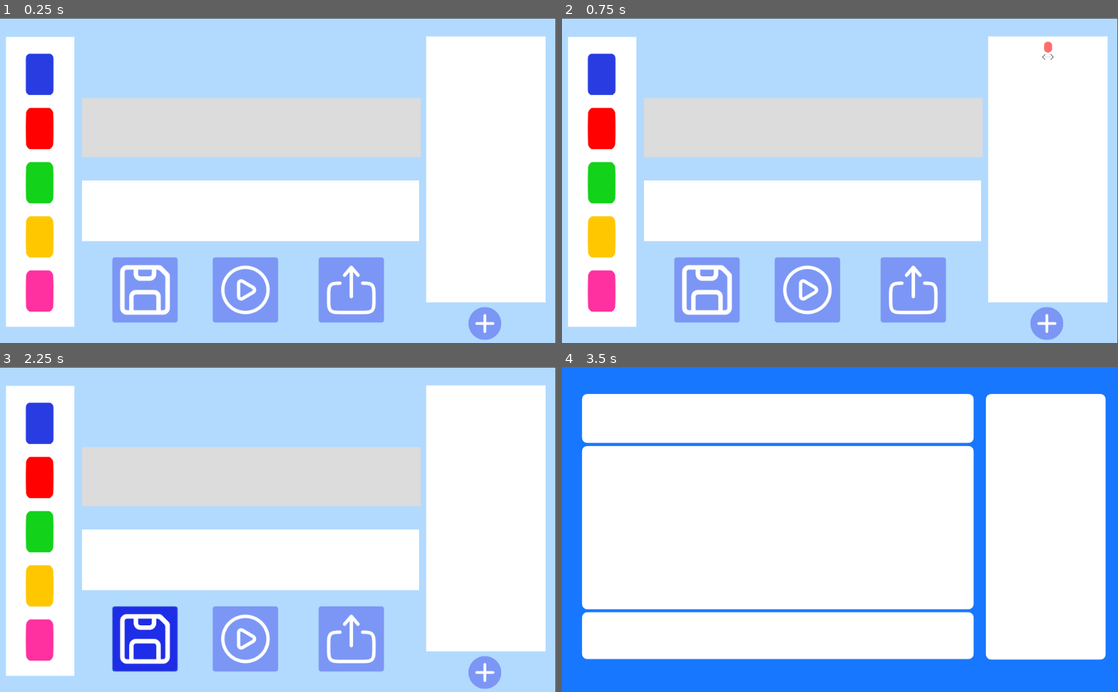
Above: before the commit, frames 1-4 (two rows, left to right).
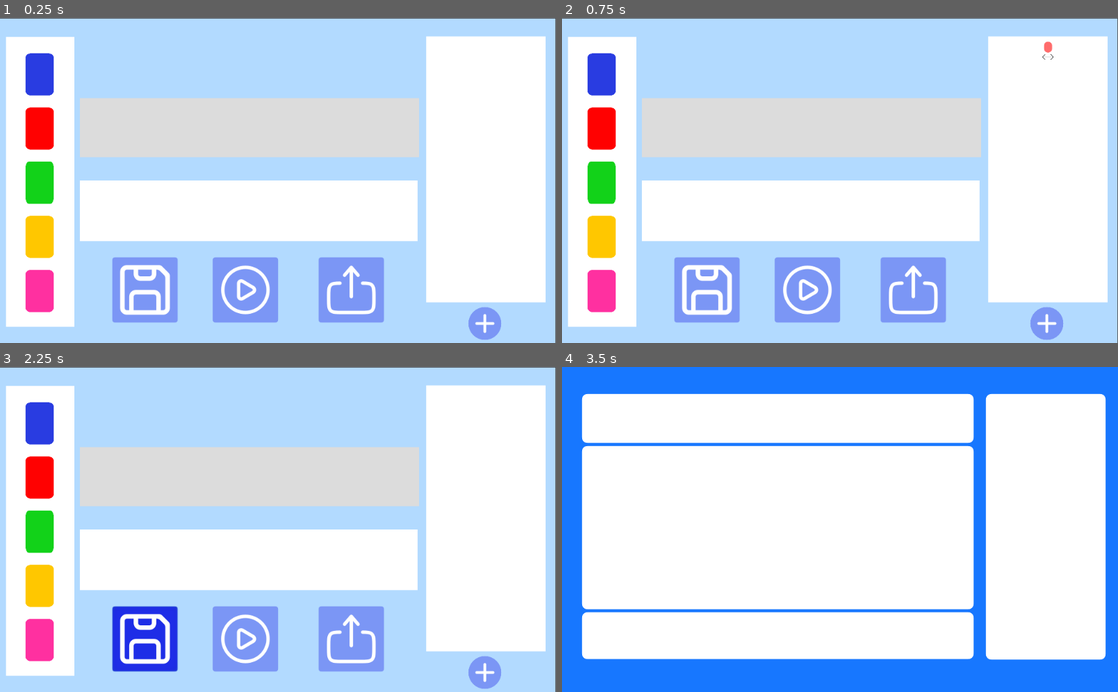
Above: after the commit, the same moments.

Repository: Pertatis/ProjetDomino
Game: Godot game, scene res://Scenes/Edition.tscn
Two runs of this game, one before a commit and one after it. Both use one fixed random seed, a clock stepped at 60 frames per second and the inputs below.
Inputs (mouse positions are in pixels of both pictures, inside the frame that each line leads up to):
- Up to frame 1 (0.25 s): no input
- Up to frame 2 (0.75 s): click (1045, 323) at 0.5 s
- Up to frame 3 (2.25 s): click (483, 396) at 1.25 s; click (144, 640) at 2 s
- Up to frame 4 (3.5 s): click (806, 640) at 2.75 s

The runs differ from the first frame. In frame 1, 0.7% of the frame differs, in the area x 4-76%, y 10-91%; in frame 2, 0.7%; in frame 3, 0.7%; in frame 4, nothing differs.
Error before the commit: Invalid get index '0' (on base: 'Array'). (res://Scenes/Edition.gd:242)

Commit message:
code refractored, domino graphics fixed

Diff:
--- a/Scenes/Domino/DominoPalette/DominoPaletteBleu.gd
+++ b/Scenes/Domino/DominoPalette/DominoPaletteBleu.gd
@@ -1,26 +1,30 @@
 extends Node2D
 
+# --------- Signals ---------
 signal click_domino_bleu
 signal supp_domino_bleu(id,parent)
 
 
+# --------- Signal handlers ---------
 func _on_DominoPaletteBleu_input_event(_viewport, event, _shape_idx):
 	if event is InputEventMouseButton and event.button_index == BUTTON_LEFT and event.is_pressed():
 		emit_signal("click_domino_bleu")
 	if event is InputEventMouseButton and event.button_index == BUTTON_RIGHT and event.is_pressed():
 		emit_signal("supp_domino_bleu",get_index(),get_parent())
 
+
+# --------- Helper functions ---------
 func input(event):
 	_on_DominoPaletteBleu_input_event(null,event,null)
 
-# Renvoie le rectangle du domino
 func get_rect():
-	var sprite = get_children()[1]  # Adjust the path to your Sprite node
+	var sprite = get_children()[1]
 	var size = Vector2()
 	if sprite.texture:
 		size = sprite.texture.get_size() * sprite.scale
-		print("original size : ", sprite.texture.get_size())
-		print("height : ", sprite.texture.get_height())
-		print("width : ", sprite.texture.get_width())
-		print("size after scale : ", size)
+		# -------- TO FIX AND APPLY FOR ALL DOMINOS: Find the correct vector size --------
+#		print("original size : ", sprite.texture.get_size())
+#		print("height : ", sprite.texture.get_height())
+#		print("width : ", sprite.texture.get_width())
+#		print("size after scale : ", size)
 		return Rect2(global_position - size / 2, size)
--- a/Scenes/Domino/DominoPalette/DominoPaletteBleu.tscn
+++ b/Scenes/Domino/DominoPalette/DominoPaletteBleu.tscn
@@ -1,6 +1,6 @@
 [gd_scene load_steps=5 format=2]
 
-[ext_resource path="res://Graphics/Nouveau_Domino.png" type="Texture" id=1]
+[ext_resource path="res://Graphics/Domino.png" type="Texture" id=1]
 [ext_resource path="res://Scenes/Domino/DominoPalette/DominoPaletteBleu.gd" type="Script" id=2]
 
 [sub_resource type="RectangleShape2D" id=1]
@@ -25,7 +25,7 @@
 modulate = Color( 0.160784, 0.235294, 0.882353, 1 )
 material = SubResource( 2 )
 rotation = -1.5708
-scale = Vector2( 0.15, 0.15 )
+scale = Vector2( 0.151, 0.154 )
 texture = ExtResource( 1 )
 region_enabled = true
 region_rect = Rect2( 0, 84.887, 513.118, 342.137 )
--- a/Scenes/Domino/DominoPalette/DominoPaletteJaune.gd
+++ b/Scenes/Domino/DominoPalette/DominoPaletteJaune.gd
@@ -1,19 +1,24 @@
 extends Node2D
 
+# --------- Signals ---------
 signal click_domino_jaune
 signal supp_domino_jaune(id,parent)
 
+
+# --------- Signal handlers ---------
 func _on_DominoPaletteJaune_input_event(_viewport, event, _shape_idx):
 	if event is InputEventMouseButton and event.button_index == BUTTON_LEFT and event.is_pressed():
 		emit_signal("click_domino_jaune")
 	if event is InputEventMouseButton and event.button_index == BUTTON_RIGHT and event.is_pressed():
 		emit_signal("supp_domino_jaune",get_index(),get_parent())
+
+
+# --------- Helper functions ---------
 func input(event):
 	_on_DominoPaletteJaune_input_event(null,event,null)
 
-
 func get_rect():
-	var sprite = get_children()[1]  # Adjust the path to your Sprite node
+	var sprite = get_children()[1]
 	var size = Vector2()
 	if sprite.texture:
 		size = sprite.texture.get_size() * sprite.scale
--- a/Scenes/Domino/DominoPalette/DominoPaletteJaune.tscn
+++ b/Scenes/Domino/DominoPalette/DominoPaletteJaune.tscn
@@ -19,7 +19,11 @@
 
 [node name="Icon" type="Sprite" parent="."]
 modulate = Color( 1, 0.780392, 0, 1 )
-scale = Vector2( 0.2, 0.3 )
+rotation = -1.5708
+scale = Vector2( 0.151016, 0.153569 )
 texture = ExtResource( 1 )
+region_enabled = true
+region_rect = Rect2( -0.813004, 85.25, 514, 342 )
+region_filter_clip = true
 
 [connection signal="input_event" from="DominoPaletteJaune" to="." method="_on_DominoPaletteJaune_input_event"]
--- a/Scenes/Domino/DominoPalette/DominoPaletteRose.gd
+++ b/Scenes/Domino/DominoPalette/DominoPaletteRose.gd
@@ -1,17 +1,21 @@
 extends Node2D
 
+# --------- Signals ---------
 signal click_domino_rose
 signal supp_domino_rose(id,parent)
 
+
+# --------- Signal handlers ---------
 func _on_DominoPaletteRose_input_event(_viewport, event, _shape_idx):
 	if event is InputEventMouseButton and event.button_index == BUTTON_LEFT and event.is_pressed():
 		emit_signal("click_domino_rose")
 	if event is InputEventMouseButton and event.button_index == BUTTON_RIGHT and event.is_pressed():
 		emit_signal("supp_domino_rose",get_index(),get_parent())
 
+
+# --------- Helper functions ---------
 func input(event):
 	_on_DominoPaletteRose_input_event(null,event,null)
-
 
 func get_rect():
 	var sprite = get_children()[1]  # Adjust the path to your Sprite node
--- a/Scenes/Domino/DominoPalette/DominoPaletteRose.tscn
+++ b/Scenes/Domino/DominoPalette/DominoPaletteRose.tscn
@@ -19,8 +19,10 @@
 
 [node name="Icon" type="Sprite" parent="."]
 modulate = Color( 1, 0.188235, 0.627451, 1 )
-position = Vector2( -1.05879e-21, 2.64697e-22 )
-scale = Vector2( 0.2, 0.3 )
+rotation = -1.5708
+scale = Vector2( 0.15161, 0.154351 )
 texture = ExtResource( 1 )
+region_enabled = true
+region_rect = Rect2( -0.308632, 86.108, 512.833, 340.628 )
 
 [connection signal="input_event" from="DominoPaletteRose" to="." method="_on_DominoPaletteRose_input_event"]
--- a/Scenes/Domino/DominoPalette/DominoPaletteRouge.gd
+++ b/Scenes/Domino/DominoPalette/DominoPaletteRouge.gd
@@ -1,8 +1,11 @@
 extends Node2D
 
+# --------- Signals ---------
 signal click_domino_rouge
 signal supp_domino_rouge(id,parent)
 
+
+# --------- Signal handlers ---------
 func _on_DominoPaletteRouge_input_event(_viewport, event, _shape_idx):
 	if event is InputEventMouseButton and event.button_index == BUTTON_LEFT and event.is_pressed():
 		emit_signal("click_domino_rouge")
@@ -10,9 +13,9 @@
 		emit_signal("supp_domino_rouge",get_index(),get_parent())
 
 
+# --------- Helper functions ---------
 func input(event):
 	_on_DominoPaletteRouge_input_event(null,event,null)
-
 
 func get_rect():
 	var sprite = get_children()[1]  # Adjust the path to your Sprite node
--- a/Scenes/Domino/DominoPalette/DominoPaletteRouge.tscn
+++ b/Scenes/Domino/DominoPalette/DominoPaletteRouge.tscn
@@ -19,7 +19,10 @@
 
 [node name="Icon" type="Sprite" parent="."]
 modulate = Color( 1, 0.00392157, 0.00392157, 1 )
-scale = Vector2( 0.2, 0.3 )
+rotation = -1.5708
+scale = Vector2( 0.150971, 0.153929 )
 texture = ExtResource( 1 )
+region_enabled = true
+region_rect = Rect2( -0.479301, 85.6372, 513.096, 340.697 )
 
 [connection signal="input_event" from="DominoPaletteRouge" to="." method="_on_DominoPaletteRouge_input_event"]
--- a/Scenes/Domino/DominoPalette/DominoPaletteVert.gd
+++ b/Scenes/Domino/DominoPalette/DominoPaletteVert.gd
@@ -1,8 +1,11 @@
 extends Node2D
 
+# --------- Signals ---------
 signal click_domino_vert
 signal supp_domino_vert(id,parent)
 
+
+# --------- Signal handlers ---------
 func _on_DominoPaletteVert_input_event(_viewport, event, _shape_idx):
 	if event is InputEventMouseButton and event.button_index == BUTTON_LEFT and event.is_pressed():
 		emit_signal("click_domino_vert")
@@ -10,9 +13,9 @@
 		emit_signal("supp_domino_vert",get_index(),get_parent())
 
 
+# --------- Helper functions ---------
 func input(event):
 	_on_DominoPaletteVert_input_event(null,event,null)
-
 
 func get_rect():
 	var sprite = get_children()[1]  # Adjust the path to your Sprite node
--- a/Scenes/Domino/DominoPalette/DominoPaletteVert.tscn
+++ b/Scenes/Domino/DominoPalette/DominoPaletteVert.tscn
@@ -20,7 +20,9 @@
 [node name="Icon" type="Sprite" parent="."]
 modulate = Color( 0.0705882, 0.823529, 0.0980392, 1 )
 position = Vector2( -9.53674e-07, -2.38419e-07 )
-scale = Vector2( 0.2, 0.3 )
+scale = Vector2( 0.102339, 0.227941 )
 texture = ExtResource( 1 )
+region_enabled = true
+region_rect = Rect2( -0.47, 85.637, 513.096, 340.697 )
 
 [connection signal="input_event" from="DominoPaletteVert" to="." method="_on_DominoPaletteVert_input_event"]
--- a/Scenes/Edition.gd
+++ b/Scenes/Edition.gd
@@ -16,6 +16,7 @@
 const max_nb_domino = 13
 const max_nb_regles = 8
 const max_nb_domino_par_cote_regle = 4
+const distance_domino = 47
 
 # --------- Variables ---------
 var regle_select:int = -1
@@ -25,13 +26,10 @@
 var base_dominos:Array
 var objectif_dominos:Array
 
-
+# --------- Select base ---------
 func _ready():
 	base = true
 	$"%PanelBase".color = Color.gainsboro
-
-func _process(_delta):
-	pass
 
 # --------- Signal handlers palette ---------
 func _on_DominoPaletteBleu_click_domino_bleu():
@@ -39,12 +37,12 @@
 	instance_bleu.connect("supp_domino_bleu",self,"supp_domino_handle")
 	if base :
 		if $"%PanelBase".get_child_count() - 1 < max_nb_domino :
-			instance_bleu.position = $"%BasePoint".position + (Vector2.RIGHT * 45 * ($"%PanelBase".get_child_count() - 1))
+			instance_bleu.position = $"%BasePoint".position + (Vector2.RIGHT * distance_domino * ($"%PanelBase".get_child_count() - 1))
 			$"%PanelBase".add_child(instance_bleu)
 			base_dominos.append(Global.get_color(instance_bleu.filename))
 	elif objectif :
 		if $"%PanelObjectif".get_child_count() - 1 < max_nb_domino :
-			instance_bleu.position = $"%ObjectifPoint".position + (Vector2.RIGHT * 45 * ($"%PanelObjectif".get_child_count() - 1))
+			instance_bleu.position = $"%ObjectifPoint".position + (Vector2.RIGHT * distance_domino * ($"%PanelObjectif".get_child_count() - 1))
 			$"%PanelObjectif".add_child(instance_bleu)
 			objectif_dominos.append(Global.get_color(instance_bleu.filename))
 	elif regle_select != -1:
@@ -55,12 +53,12 @@
 	instance_rouge.connect("supp_domino_rouge",self,"supp_domino_handle")
 	if base :
 		if $"%PanelBase".get_child_count() - 1 < max_nb_domino :
-			instance_rouge.position = $"%BasePoint".position + (Vector2.RIGHT * 45 * ($"%PanelBase".get_child_count() - 1))
+			instance_rouge.position = $"%BasePoint".position + (Vector2.RIGHT * distance_domino * ($"%PanelBase".get_child_count() - 1))
 			$"%PanelBase".add_child(instance_rouge)
 			base_dominos.append(Global.get_color(instance_rouge.filename))
 	elif objectif :
 		if $"%PanelObjectif".get_child_count() - 1 < max_nb_domino :
-			instance_rouge.position = $"%ObjectifPoint".position + (Vector2.RIGHT * 45 * ($"%PanelObjectif".get_child_count() - 1))
+			instance_rouge.position = $"%ObjectifPoint".position + (Vector2.RIGHT * distance_domino * ($"%PanelObjectif".get_child_count() - 1))
 			$"%PanelObjectif".add_child(instance_rouge)
 			objectif_dominos.append(Global.get_color(instance_rouge.filename))
 	elif regle_select != -1:
@@ -71,12 +69,12 @@
 	instance_vert.connect("supp_domino_vert",self,"supp_domino_handle")
 	if base :
 		if $"%PanelBase".get_child_count() - 1 < max_nb_domino :
-			instance_vert.position = $"%BasePoint".position + (Vector2.RIGHT * 45 * ($"%PanelBase".get_child_count() - 1))
+			instance_vert.position = $"%BasePoint".position + (Vector2.RIGHT * distance_domino * ($"%PanelBase".get_child_count() - 1))
 			$"%PanelBase".add_child(instance_vert)
 			base_dominos.append(Global.get_color(instance_vert.filename))
 	elif objectif :
 		if $"%PanelObjectif".get_child_count() - 1 < max_nb_domino :
-			instance_vert.position = $"%ObjectifPoint".position + (Vector2.RIGHT * 45 * ($"%PanelObjectif".get_child_count() - 1))
+			instance_vert.position = $"%ObjectifPoint".position + (Vector2.RIGHT * distance_domino * ($"%PanelObjectif".get_child_count() - 1))
 			$"%PanelObjectif".add_child(instance_vert)
 			objectif_dominos.append(Global.get_color(instance_vert.filename))
 	elif regle_select != -1:
@@ -87,12 +85,12 @@
 	instance_jaune.connect("supp_domino_jaune",self,"supp_domino_handle")
 	if base :
 		if $"%PanelBase".get_child_count() - 1 < max_nb_domino :
-			instance_jaune.position = $"%BasePoint".position + (Vector2.RIGHT * 45 * ($"%PanelBase".get_child_count() - 1))
+			instance_jaune.position = $"%BasePoint".position + (Vector2.RIGHT * distance_domino * ($"%PanelBase".get_child_count() - 1))
 			$"%PanelBase".add_child(instance_jaune)
 			base_dominos.append(Global.get_color(instance_jaune.filename))
 	elif objectif :
 		if $"%PanelObjectif".get_child_count() - 1 < max_nb_domino :
-			instance_jaune.position = $"%ObjectifPoint".position + (Vector2.RIGHT * 45 * ($"%PanelObjectif".get_child_count() - 1))
+			instance_jaune.position = $"%ObjectifPoint".position + (Vector2.RIGHT * distance_domino * ($"%PanelObjectif".get_child_count() - 1))
 			$"%PanelObjectif".add_child(instance_jaune)
 			objectif_dominos.append(Global.get_color(instance_jaune.filename))
 	elif regle_select != -1:
@@ -103,12 +101,12 @@
 	instance_rose.connect("supp_domino_rose",self,"supp_domino_handle")
 	if base :
 		if $"%PanelBase".get_child_count() - 1 < max_nb_domino :
-			instance_rose.position = $"%BasePoint".position + (Vector2.RIGHT * 45 * ($"%PanelBase".get_child_count() - 1))
+			instance_rose.position = $"%BasePoint".position + (Vector2.RIGHT * distance_domino * ($"%PanelBase".get_child_count() - 1))
 			$"%PanelBase".add_child(instance_rose)
 			base_dominos.append(Global.get_color(instance_rose.filename))
 	elif objectif :
 		if $"%PanelObjectif".get_child_count() - 1 < max_nb_domino :
-			instance_rose.position = $"%ObjectifPoint".position + (Vector2.RIGHT * 45 * ($"%PanelObjectif".get_child_count() - 1))
+			instance_rose.position = $"%ObjectifPoint".position + (Vector2.RIGHT * distance_domino * ($"%PanelObjectif".get_child_count() - 1))
 			$"%PanelObjectif".add_child(instance_rose)
 			objectif_dominos.append(Global.get_color(instance_rose.filename))
 	elif regle_select != -1:
@@ -155,6 +153,39 @@
 			continue
 		if child.name.find("Regle") >= 0:
 			remove_focus_regle(child)
+
+# --------- Signal handler play level ---------
+func _on_BJouer_pressed():
+	get_tree().change_scene("res://Scenes/Resolution.tscn")
+
+# --------- Signal handler save level ---------
+func _on_BSauvegarder_pressed():
+	var temp:Array
+	var regles:Array = []
+	var save = {}
+	save["Base"] = base_dominos
+	save["Obj"] = objectif_dominos
+	for child in $"%PanelRegles".get_children():
+		if not (child is Position2D):
+			temp = []
+			temp.append(child.cote_gauche)
+			temp.append(child.cote_droit)
+			regles.append(temp)
+	save["Reg"] = regles
+	print(save)
+
+# --------- Signal handler delete domino ---------
+func supp_domino_handle(id,parent):
+	var child_to_remove = parent.get_child(id)
+	parent.remove_child(child_to_remove)
+	for i in range(id, parent.get_child_count()):
+		parent.get_child(i).position.x -= distance_domino
+
+# --------- Signal handler delete rule ---------
+func regle_supprimer_handle(index):
+	$"%PanelRegles".remove_child($"%PanelRegles".get_child(index))
+	for i in range(index, $"%PanelRegles".get_child_count()):
+		$"%PanelRegles".get_child(i).position.y -= 60
 
 # --------- Helper functions ---------
 func regle_activer_handle(index):
@@ -199,10 +230,6 @@
 			sous_regle[1].add_child(instance)
 			regle.cote_gauche.append(Global.get_color(instance.filename))
 
-func _on_BJouer_pressed():
-	get_tree().change_scene("res://Scenes/Resolution.tscn")
-
-# pour propager le signal aux dominos
 func _propagate_event(event,node):
 	var mouse_pos = get_local_mouse_position()
 	for child in node.get_children():
@@ -210,34 +237,3 @@
 		if not (child is Position2D) and child.get_rect().has_point(mouse_pos):
 			child.input(event)
 			break
-
-func supp_domino_handle(id,parent):
-	var child_to_remove = parent.get_child(id)
-	parent.remove_child(child_to_remove)
-	for i in range(id, parent.get_child_count()):
-		parent.get_child(i).position.x -= 45
-
-func regle_supprimer_handle(index):
-	$"%PanelRegles".remove_child($"%PanelRegles".get_child(index))
-	for i in range(index, $"%PanelRegles".get_child_count()):
-		$"%PanelRegles".get_child(i).position.y -= 60
-
-
-
-func _on_BSauvegarder_pressed():
-	var temp:Array
-	var regles:Array = []
-	var save = {}
-	save["Base"] = base_dominos
-	save["Obj"] = objectif_dominos
-	for child in $"%PanelRegles".get_children():
-
-		if not (child is Position2D):
-			temp = []
-			temp.append(child.cote_gauche)
-			temp.append(child.cote_droit)
-			regles.append(temp)
-
-	save["Reg"] = regles
-	print(save["Reg"][0])
-	print(save["Reg"][1])
--- a/Scenes/Edition.tscn
+++ b/Scenes/Edition.tscn
@@ -9,7 +9,7 @@
 [ext_resource path="res://Scenes/Edition.gd" type="Script" id=7]
 [ext_resource path="res://Graphics/Jouer.svg" type="Texture" id=8]
 [ext_resource path="res://Graphics/Enregistrer.svg" type="Texture" id=9]
-[ext_resource path="res://Graphics/Telecerser.svg" type="Texture" id=10]
+[ext_resource path="res://Graphics/Televerser.svg" type="Texture" id=10]
 [ext_resource path="res://Graphics/Plus.svg" type="Texture" id=11]
 
 [sub_resource type="StyleBoxFlat" id=3]
@@ -55,16 +55,16 @@
 
 [node name="PanelObjectif" type="ColorRect" parent="PanelFond"]
 unique_name_in_owner = true
-margin_left = 54.0
+margin_left = 50.0
 margin_top = 185.0
-margin_right = 675.0
+margin_right = 672.0
 margin_bottom = 297.0
 rect_pivot_offset = Vector2( 172, 41 )
 mouse_filter = 1
 
 [node name="ObjectifPoint" type="Position2D" parent="PanelFond/PanelObjectif"]
 unique_name_in_owner = true
-position = Vector2( 35, 55 )
+position = Vector2( 30, 55 )
 
 [node name="PanelRegles" type="ColorRect" parent="PanelFond"]
 unique_name_in_owner = true
@@ -108,16 +108,16 @@
 
 [node name="PanelBase" type="ColorRect" parent="PanelFond"]
 unique_name_in_owner = true
-margin_left = 54.0
+margin_left = 50.0
 margin_top = 33.0
-margin_right = 678.0
+margin_right = 675.0
 margin_bottom = 142.0
 rect_pivot_offset = Vector2( 172, 41 )
 mouse_filter = 1
 
 [node name="BasePoint" type="Position2D" parent="PanelFond/PanelBase"]
 unique_name_in_owner = true
-position = Vector2( 35, 55 )
+position = Vector2( 30, 55 )
 
 [node name="AjouterRegle" type="Button" parent="."]
 margin_left = 863.0
--- a/Scenes/Règle.gd
+++ b/Scenes/Règle.gd
@@ -1,8 +1,11 @@
 extends Node2D
 
+# --------- Signals ---------
 signal regle_activer(index)
 signal regle_supprimer(index)
 
+
+# --------- Variables ---------
 var cote_droit:Array
 var cote_gauche:Array
 
@@ -10,9 +13,8 @@
 var droite:bool = false
 var regle: bool = false
 
-func _ready():
-	pass
 
+# --------- Signal handlers regle ---------
 func _on_ColorRect_gui_input(event):
 	if event is InputEventMouseButton and event.button_index == BUTTON_LEFT and event.is_pressed():
 		regle = true
@@ -38,7 +40,5 @@
 		$"%Droite".color = Color.gainsboro
 		emit_signal("regle_activer",get_index())
 
-
 func _on_Button_pressed():
 	emit_signal("regle_supprimer",get_index())
-	print(cote_gauche+cote_droit)
--- a/Scenes/Règle.tscn
+++ b/Scenes/Règle.tscn
@@ -96,7 +96,7 @@
 [node name="DroitePoint" type="Position2D" parent="ColorRect/Droite"]
 position = Vector2( 6.5, 10 )
 
-[node name="Button" type="Button" parent="."]
+[node name="SupprimerRegle" type="Button" parent="."]
 margin_left = 98.0
 margin_top = 2.0
 margin_right = 112.0
@@ -113,4 +113,4 @@
 [connection signal="gui_input" from="ColorRect" to="." method="_on_ColorRect_gui_input"]
 [connection signal="gui_input" from="ColorRect/Gauche" to="." method="_on_Gauche_gui_input"]
 [connection signal="gui_input" from="ColorRect/Droite" to="." method="_on_Droite_gui_input"]
-[connection signal="pressed" from="Button" to="." method="_on_Button_pressed"]
+[connection signal="pressed" from="SupprimerRegle" to="." method="_on_Button_pressed"]
Binary file changed: Graphics/Domino.png
Binary file removed: Graphics/Nouveau_Domino.png
Not shown, removed: Graphics/Telecerser.svg.import
Renamed: Graphics/Telecerser.svg -> Graphics/Televerser.svg
Not shown, changed: Graphics/Televerser.svg.import
